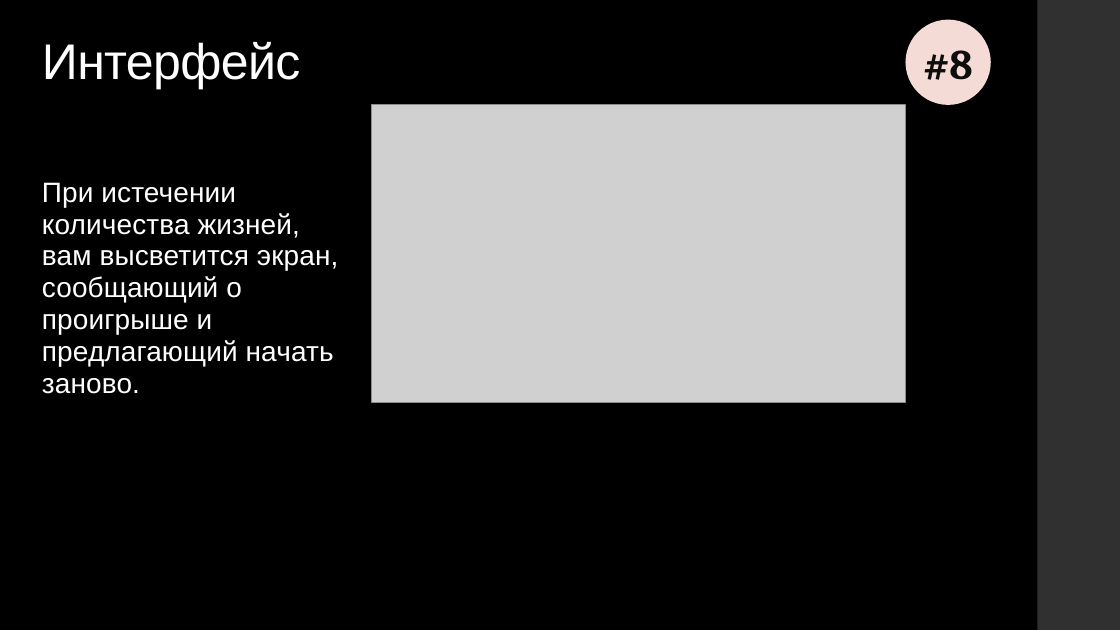
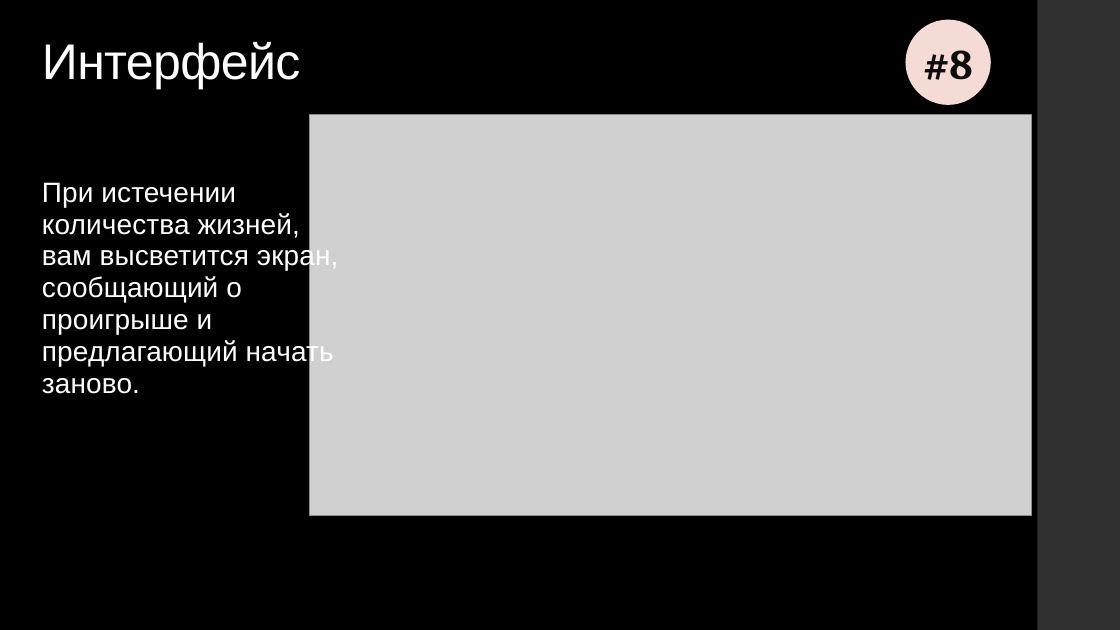
Before and after one commit to Kent4r/exports, a slide deck: slide 9 of PACMAN.pptx. Drawn at 1120x630 pixels with LibreOffice and Linux fonts; fonts in the diff are those of the drawing; grey boxes stand for pictures. Boxes give left, top, right and bottom in pixels: in the first picture for what was removed or moved away, otherwise in the second. Text is boxed around its words. In the diff, an @@ line names an element or a change of style, - is before the commit and + after.

```diff
--- a/PACMAN.pptx
+++ b/PACMAN.pptx
@@ background #5C6A72 to #000000 @@
@@ ellipse "#8" at bbox=[906, 19, 991, 105]: text colour #63727A to #0D0D0D @@
@@ picture: place and size @@
-picture at bbox=[371, 105, 906, 402]
+picture at bbox=[310, 114, 1032, 516]
@@ text "При истечении количества жизней, вам ..." at bbox=[42, 182, 338, 394]: text colour #FDF6E3 to #FFFFFF @@
```
Also in this commit, not shown: 11 other slides changed.
